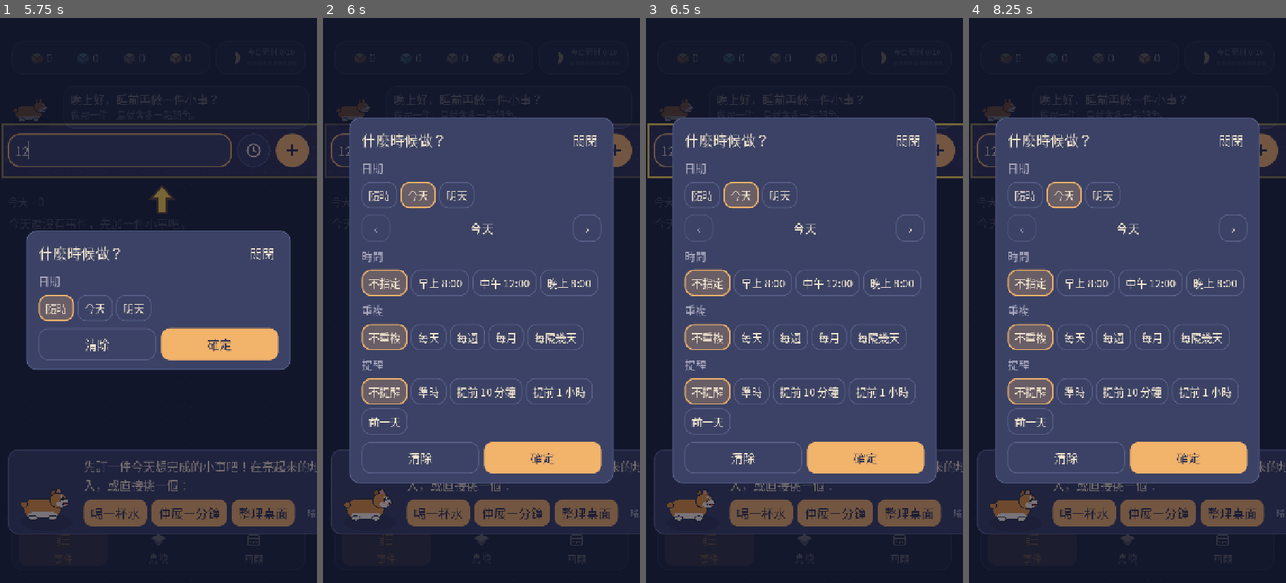
Above: before the commit, frames 1-4 (left to right).
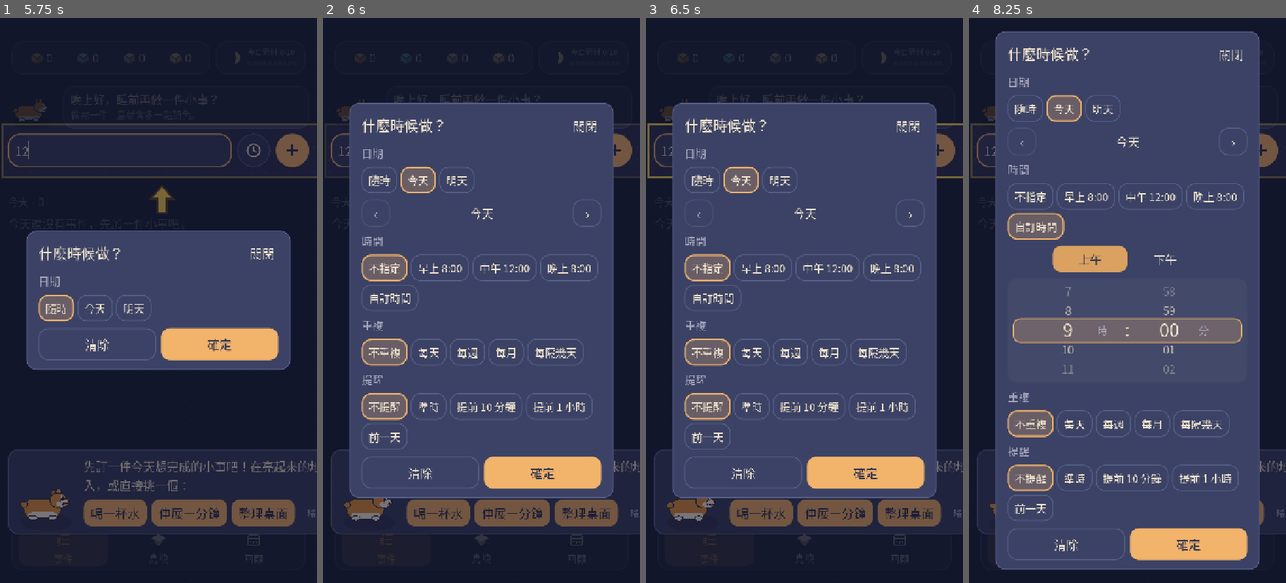
Above: after the commit, the same moments.

Repository: corgi8cm/IsLog
Game: Godot game, scene res://scenes/main.tscn
The game is run twice, just before and just after one commit, with the same random seed, the same clock (stepped at 60 frames per second) and the same inputs.
Inputs (mouse positions are in pixels of both pictures, inside the frame that each line leads up to):
- Up to frame 1 (5.75 s): click "開始" at 0.5 s; click (120, 147) at 1.27 s; type "12" at 1.35 s; click (41, 57) at 2.02 s; click (88, 57) at 2.77 s; click (133, 57) at 3.52 s; click (180, 57) at 4.27 s; click (253, 147) at 5.02 s
- Up to frame 2 (6 s): click "今天" at 5.75 s
- Up to frame 3 (6.5 s): no input
- Up to frame 4 (8.25 s): click "今天" at 6.5 s; click "不指定" at 7.25 s; click (1035, 300) at 8 s, where only the run after the commit has a clickable "自訂時間"

Frame 1 is identical in both runs. In frame 2, 14% of the frame differs, in the area x 8-92%, y 15-85%; in frame 3, 14%; in frame 4, 39%, in the area x 8-92%, y 2-98%.

Commit message:
設定時間加「自訂時間」：上午／下午與時、分滾輪
Co-Authored-By: Claude Opus 5.5 <noreply@anthropic.com>

Diff:
--- a/scripts/ui/schedule_dialog.gd
+++ b/scripts/ui/schedule_dialog.gd
@@ -1,6 +1,11 @@
 class_name ScheduleDialog
 extends RefCounted
 ## 設定事件的日期、時間與重複（像日曆 App 那樣，但都用按鈕，不用打字）。
+
+
+const TIME_PRESETS := [["早上 8:00", 480], ["中午 12:00", 720], ["晚上 8:00", 1200]]
+## 按「自訂時間」時，沒有選過時間就從這裡開始撥。
+const CUSTOM_START := 9 * 60
 
 
 ## initial：{due_date, due_time, repeat, remind}；on_done(when) 在按「確定」時呼叫。
@@ -19,6 +24,8 @@
 		"every": 2,
 		"days": [],
 	}
+	# 不是快速選項的時間：一打開就顯示滾輪
+	state.custom = state.time >= 0 and not TIME_PRESETS.any(func(p): return p[1] == state.time)
 	var rule: Dictionary = state.repeat
 	if rule.get("kind", "") == Schedule.EVERY:
 		state.every = int(rule.every)
@@ -90,21 +97,20 @@
 		var trow := _chips(content)
 		_chip(trow, "不指定", state.time < 0, func():
 			state.time = -1
+			state.custom = false
 			redo.call())
-		for preset in [["早上 8:00", 480], ["中午 12:00", 720], ["晚上 8:00", 1200]]:
-			_chip(trow, preset[0], state.time == preset[1], func():
+		for preset in TIME_PRESETS:
+			_chip(trow, preset[0], state.time == preset[1] and not state.custom, func():
 				state.time = preset[1]
-				redo.call())
-		if state.time >= 0:
-			var hm := HBoxContainer.new()
-			hm.add_theme_constant_override("separation", 12)
-			content.add_child(hm)
-			_stepper(hm, "%02d 時" % (state.time / 60), func(d: int):
-				state.time = posmod(state.time + d * 60, 1440)
-				redo.call())
-			_stepper(hm, "%02d 分" % (state.time % 60), func(d: int):
-				state.time = (state.time / 60) * 60 + posmod(state.time % 60 + d * 5, 60)
-				redo.call())
+				state.custom = false
+				redo.call())
+		_chip(trow, "自訂時間", state.custom, func():
+			if state.time < 0:
+				state.time = CUSTOM_START
+			state.custom = true
+			redo.call())
+		if state.custom:
+			_time_wheel(content, state)
 
 		# 重複
 		content.add_child(UiKit.label("重複", 24, "Muted"))
@@ -152,6 +158,40 @@
 			content.add_child(UiKit.label("沒指定時間的事件，在當天早上 9 點提醒。", 21, "Muted"))
 
 
+## 上午／下午 + 時、分滾輪。撥動時只改 state.time，不重建畫面（滾輪才不會被換掉）。
+static func _time_wheel(content: VBoxContainer, state: Dictionary) -> void:
+	var pm: bool = state.time >= 720
+	var seg := HBoxContainer.new()
+	seg.alignment = BoxContainer.ALIGNMENT_CENTER
+	seg.add_theme_constant_override("separation", 0)
+	content.add_child(seg)
+	var picker := TimeWheel.Picker.new(posmod(state.time / 60 - 1, 12) + 1, state.time % 60)
+	var apply := func(is_pm: bool, h12: int, m: int):
+		state.time = ((h12 % 12) + (12 if is_pm else 0)) * 60 + m
+	var group := ButtonGroup.new()
+	var halves := []
+	for i in 2:
+		var b := Button.new()
+		b.text = "上午" if i == 0 else "下午"
+		b.toggle_mode = true
+		b.button_group = group
+		b.focus_mode = Control.FOCUS_NONE
+		b.custom_minimum_size = Vector2(170, 60)
+		b.add_theme_font_size_override("font_size", 26)
+		b.button_pressed = (i == 1) == pm
+		b.theme_type_variation = "AccentButton" if b.button_pressed else "FlatButton"
+		var is_pm := i == 1
+		b.toggled.connect(func(on: bool):
+			b.theme_type_variation = "AccentButton" if on else "FlatButton"
+			if on:
+				apply.call(is_pm, picker.hour.value(), picker.minute.value()))
+		seg.add_child(b)
+		halves.append(b)
+	picker.picked.connect(func(h12: int, m: int):
+		apply.call(halves[1].button_pressed, h12, m))
+	content.add_child(picker)
+
+
 static func _chips(parent: Control) -> HFlowContainer:
 	var row := HFlowContainer.new()
 	row.add_theme_constant_override("h_separation", 8)
--- /dev/null
+++ b/scripts/ui/time_wheel.gd
@@ -0,0 +1,150 @@
+class_name TimeWheel
+extends Control
+## 一欄可以上下滑動的數字滾輪（像手機鬧鐘）：放開後自動對齊到中間那格，頭尾相接。
+## 時間選擇用兩欄（時 1–12、分 0–59），外框與中間的選取帶由 TimeWheel.Picker 畫。
+
+signal changed(value: int)
+
+const ROW_H := 44.0
+## 中間上下各顯示幾格。
+const SIDE_ROWS := 2
+
+var values: Array = []
+var unit := ""
+## 目前在中間的是第幾個（可以是小數：滑動中）。
+var _pos := 0.0
+var _dragging := false
+var _moved := 0.0
+var _tween: Tween
+
+
+func setup(list: Array, start_value: int, unit_text: String) -> void:
+	values = list
+	unit = unit_text
+	var i := values.find(start_value)
+	_pos = float(maxi(i, 0))
+	custom_minimum_size = Vector2(170, ROW_H * (SIDE_ROWS * 2 + 1))
+	mouse_filter = MOUSE_FILTER_STOP
+	queue_redraw()
+
+
+func value() -> int:
+	return values[posmod(roundi(_pos), values.size())]
+
+
+## 往下（正）或往上（負）撥幾格，會對齊並通知。
+func step(rows: int) -> void:
+	_pos = roundf(_pos) + rows
+	_snap(false)
+
+
+func _notification(what: int) -> void:
+	if what == NOTIFICATION_THEME_CHANGED:
+		queue_redraw()
+
+
+func _gui_input(event: InputEvent) -> void:
+	if event is InputEventMouseButton:
+		var mb := event as InputEventMouseButton
+		if mb.button_index == MOUSE_BUTTON_WHEEL_UP and mb.pressed:
+			step(-1)
+		elif mb.button_index == MOUSE_BUTTON_WHEEL_DOWN and mb.pressed:
+			step(1)
+		elif mb.button_index == MOUSE_BUTTON_LEFT:
+			if mb.pressed:
+				_dragging = true
+				_moved = 0.0
+				if _tween:
+					_tween.kill()
+			elif _dragging:
+				_dragging = false
+				if _moved < 6.0:
+					# 輕點上面或下面那格：撥過去
+					var rows := roundi((mb.position.y - size.y * 0.5) / ROW_H)
+					_pos = roundf(_pos) + rows
+				_snap(true)
+		accept_event()
+	elif event is InputEventMouseMotion and _dragging:
+		var dy: float = (event as InputEventMouseMotion).relative.y
+		_moved += absf(dy)
+		_pos -= dy / ROW_H
+		queue_redraw()
+		accept_event()
+
+
+func _snap(animate: bool) -> void:
+	var target := roundf(_pos)
+	if _tween:
+		_tween.kill()
+	if animate and is_inside_tree():
+		_tween = create_tween()
+		_tween.tween_method(func(v: float):
+			_pos = v
+			queue_redraw(), _pos, target, 0.12)
+		_tween.tween_callback(func(): changed.emit(value()))
+	else:
+		_pos = target
+		queue_redraw()
+		changed.emit(value())
+
+
+func _draw() -> void:
+	if values.is_empty():
+		return
+	var font := get_theme_default_font()
+	var ink := UiKit.color("ink")
+	var cy := size.y * 0.5
+	var base := floori(_pos)
+	var frac := _pos - base
+	for k in range(-SIDE_ROWS - 1, SIDE_ROWS + 2):
+		var i := posmod(base + k, values.size())
+		var y := cy + (k - frac) * ROW_H
+		var dist := absf((k - frac))
+		if dist > SIDE_ROWS + 0.5:
+			continue
+		var a := clampf(1.0 - dist * 0.32, 0.0, 1.0)
+		var fs := int(lerpf(40.0, 26.0, clampf(dist, 0.0, 1.0)))
+		var text := "%02d" % values[i] if unit == "分" else str(values[i])
+		draw_string(font, Vector2(0, y + fs * 0.36), text, HORIZONTAL_ALIGNMENT_CENTER, size.x - 40, fs, Color(ink, a))
+	draw_string(font, Vector2(size.x - 38, cy + 8), unit, HORIZONTAL_ALIGNMENT_LEFT, -1, 22, UiKit.color("muted"))
+
+
+## 時、分兩欄滾輪加外框、中間選取帶與「:」。changed(minutes_of_12h_clock) 只回報時與分。
+class Picker extends Control:
+	var hour: TimeWheel
+	var minute: TimeWheel
+	signal picked(hour12: int, minute: int)
+
+	func _init(h12: int, m: int) -> void:
+		custom_minimum_size = Vector2(0, TimeWheel.ROW_H * (TimeWheel.SIDE_ROWS * 2 + 1) + 16)
+		var row := HBoxContainer.new()
+		row.alignment = BoxContainer.ALIGNMENT_CENTER
+		row.add_theme_constant_override("separation", 60)
+		add_child(row)
+		row.set_anchors_and_offsets_preset(PRESET_FULL_RECT)
+		var hours := []
+		for i in range(1, 13):
+			hours.append(i)
+		var mins := []
+		for i in 60:
+			mins.append(i)
+		hour = TimeWheel.new()
+		hour.setup(hours, h12, "時")
+		minute = TimeWheel.new()
+		minute.setup(mins, m, "分")
+		for w in [hour, minute]:
+			w.size_flags_vertical = SIZE_SHRINK_CENTER
+			w.changed.connect(func(_v): picked.emit(hour.value(), minute.value()))
+			row.add_child(w)
+
+	func _notification(what: int) -> void:
+		if what == NOTIFICATION_THEME_CHANGED:
+			queue_redraw()
+
+	func _draw() -> void:
+		var box := Rect2(Vector2.ZERO, size)
+		draw_style_box(UiKit.box(Color(UiKit.color("ink"), 0.04), 22), box)
+		var band := Rect2(12, size.y * 0.5 - 28, size.x - 24, 56)
+		draw_style_box(UiKit.box(UiKit.color("sel"), 16, UiKit.color("accent"), 2), band)
+		var font := get_theme_default_font()
+		draw_string(font, Vector2(0, size.y * 0.5 + 13), ":", HORIZONTAL_ALIGNMENT_CENTER, size.x, 38, UiKit.color("ink"))
--- a/tests/screenshot.gd
+++ b/tests/screenshot.gd
@@ -29,7 +29,7 @@
 	var walk: Dictionary = game.add_event("晨間伸展", [], {"due_date": today, "due_time": 7 * 60 + 30, "repeat": {"kind": "daily"}})
 	walk.streak = 6
 	game.add_event("繳電話費", [], {"due_date": Schedule.add_days(today, -2)})
-	game.add_event("倒垃圾", [], {"due_date": Schedule.add_days(today, 1), "due_time": 20 * 60, "repeat": {"kind": "weekly", "days": [1, 3, 5]}})
+	game.add_event("倒垃圾", [], {"due_date": Schedule.add_days(today, 1), "due_time": 20 * 60 + 30, "repeat": {"kind": "weekly", "days": [1, 3, 5]}})
 	game.add_event("看牙醫", [], {"due_date": Schedule.add_days(today, 4), "due_time": 10 * 60})
 	var room: Dictionary = game.add_event("整理房間", ["收衣服", "擦桌子", "倒垃圾"])
 	game.complete_subtask(room.id, room.subtasks[0].id)
@@ -98,7 +98,7 @@
 	root.add_child(main)
 	main.get("_pages")[0].call("_toggle_subtasks", room.id)
 	await _shot(out_dir, "events.png")
-	main.get("_pages")[0].set("_pending_when", {"due_date": today, "due_time": 20 * 60, "repeat": {"kind": "weekly", "days": [1, 3, 5]}})
+	main.get("_pages")[0].set("_pending_when", {"due_date": today, "due_time": 20 * 60 + 30, "repeat": {"kind": "weekly", "days": [1, 3, 5]}})
 	_press(main, "設定時間")
 	await _shot(out_dir, "schedule_dialog.png")
 	main.get_child(-1).queue_free()
--- a/tests/ui_smoke.gd
+++ b/tests/ui_smoke.gd
@@ -108,6 +108,28 @@
 		await _frames()
 	check(ev.done_date != "", "兩個子事件完成後母事件自動完成")
 	check(_find(events_page, func(n): return n is Label and n.text.begins_with("整理房間（子事件")) != null, "出現在今天完成")
+
+	# 設定時間：自訂時間用上午／下午與滾輪
+	_button(events_page, "設定時間").pressed.emit()
+	await _frames()
+	var dialog: Node = main.get_child(-1)
+	_button(dialog, "今天").pressed.emit()
+	await _frames()
+	_button(dialog, "自訂時間").pressed.emit()
+	await _frames()
+	var wheels := dialog.find_children("*", "TimeWheel", true, false)
+	check(wheels.size() == 2, "自訂時間顯示時、分兩個滾輪")
+	if wheels.size() == 2:
+		check(wheels[0].value() == 9 and wheels[1].value() == 0, "從上午 9:00 開始撥")
+		wheels[0].step(1)
+		wheels[1].step(-25)
+		_button(dialog, "下午").button_pressed = true
+		await _frames()
+		_button(dialog, "確定").pressed.emit()
+		await _frames()
+		var when: Dictionary = events_page.get("_pending_when")
+		check(int(when.get("due_time", -1)) == 22 * 60 + 35, "撥到下午 10:35")
+	events_page.set("_pending_when", {})
 
 	# 拍照模式：隱藏介面與格線，返回後恢復（不測儲存，避免寫進電腦的圖片資料夾）
 	main.call("_show_page", 1)
Not shown, added: scripts/ui/time_wheel.gd.uid
Not shown, added: tests/tutorial_shots.gd.uid
